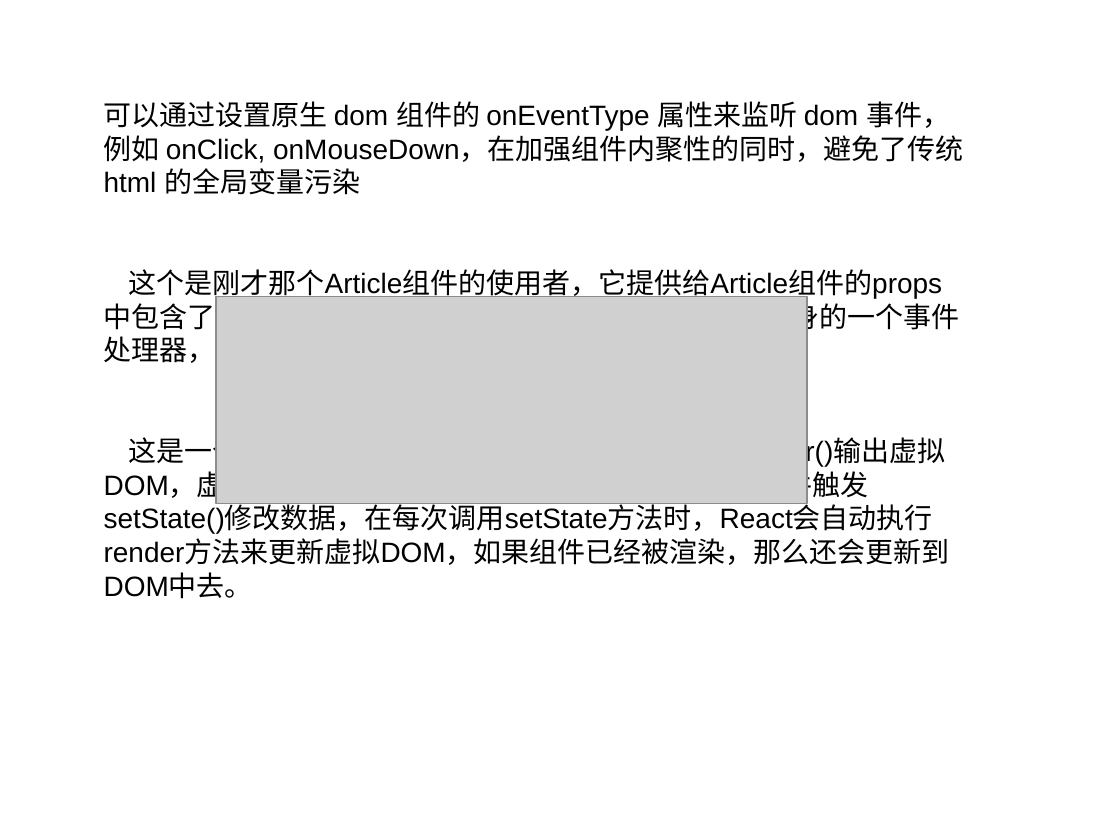
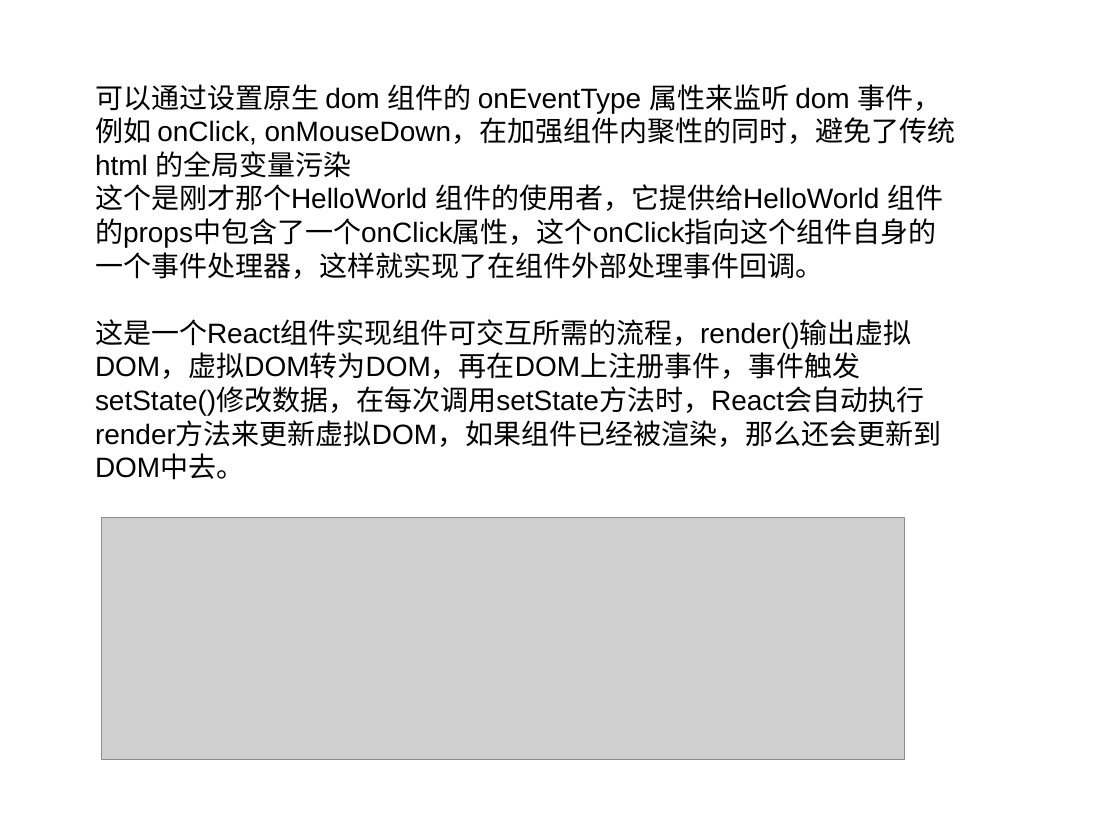
Before and after one commit to guanmeiqi/react-basicKnowledges, a slide deck: slide 25 of react.ppt (slide 23 before the commit). Drawn at 1120x840 pixels with LibreOffice and Linux fonts; fonts in the diff are those of the drawing; grey boxes stand for pictures; background and template pictures are left out. Boxes give left, top, right and bottom in pixels: in the first picture for what was removed or moved away, otherwise in the second. Text is boxed around its words. In the diff, an @@ line names an element or a change of style, - is before the commit and + after.

```diff
--- a/react.ppt
+++ b/react.ppt
@@ text "可以通过设置原生 dom 组件的 onEventType 属性来监听 ...": place and size @@
-text "可以通过设置原生 dom 组件的 onEventType 属性来监听 ..." at [104,101,964,599]
+text "可以通过设置原生 dom 组件的 onEventType 属性来监听 ..." at [95,84,956,480]
@@ text at [95,184,943,279]: text changed @@
-这个是刚才那个Article组件的使用者，它提供给Article组件的props中包含了一个onClick属性，这个onClick指向这个组件自身的一个事件处理器，这样就实现了在组件外部处理事件回调。
+这个是刚才那个HelloWorld 组件的使用者，它提供给HelloWorld 组件的props中包含了一个onClick属性，这个onClick指向这个组件自身的一个事件处理器，这样就实现了在组件外部处理事件回调。
@@ picture: place and size @@
-picture at [216,297,808,504]
+picture at [102,517,905,759]
```
Also in this commit, not shown: 19 other slides changed, 2 slides added, 4 slides removed, 38 other files.
